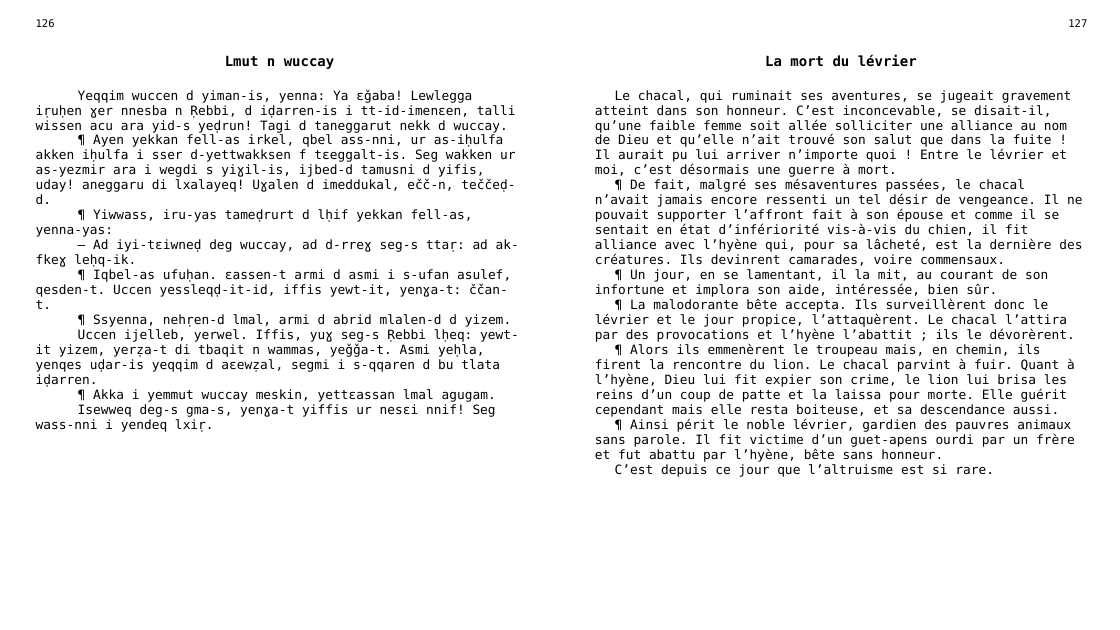
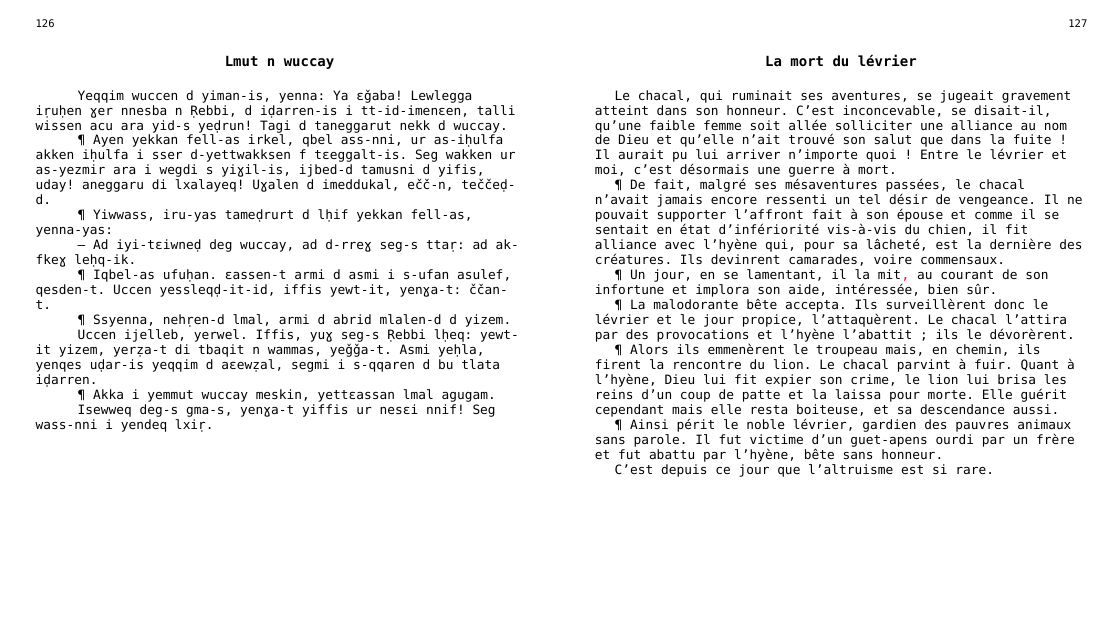
Before and after one commit to sferhah/tamacahut_n_wuccen, a slide deck: slide 61 of Uccen.ConsoleApp/Resources/pptx/uccen.pptx. Drawn at 1120x630 pixels with LibreOffice and Linux fonts; fonts in the diff are those of the drawing. Boxes give left, top, right and bottom in pixels: in the first picture for what was removed or moved away, otherwise in the second. Text is boxed around its words. In the diff, an @@ line names an element or a change of style, - is before the commit and + after.

```diff
--- a/Uccen.ConsoleApp/Resources/pptx/uccen.pptx
+++ b/Uccen.ConsoleApp/Resources/pptx/uccen.pptx
@@ table at <box>27,13,1096,607</box> @@
-row 3, column 3: Le chacal, qui ruminait ses aventures, se jugeait gravement atteint dans son honneur. C’est inconcevable, se disait-il, qu’une faible femme soit allée solliciter une alliance au nom de Dieu et qu’elle n’ait trouvé son salut que dans la fuite ! Il aurait pu lui arriver n’importe quoi ! Entre le lévrier et moi, c’est désormais une guerre à mort. / ¶ De fait, malgré ses mésaventures passées, le chacal n’avait jamais encore ressenti un tel désir de vengeance. Il ne pouvait supporter l’affront fait à son épouse et comme il se sentait en état d’infériorité vis-à-vis du chien, il fit alliance avec l’hyène qui, pour sa lâcheté, est la dernière des créatures. Ils devinrent camarades, voire commensaux. / ¶ Un jour, en se lamentant, il la mit, au courant de son infortune et implora son aide, intéressée, bien sûr. / ¶ La malodorante bête accepta. Ils surveillèrent donc le lévrier et le jour propice, l’attaquèrent. Le chacal l’attira par des provocations et l’hyène l’abattit ; ils le dévorèrent. / ¶ Alors ils emmenèrent le troupeau mais, en chemin, ils firent la rencontre du lion. Le chacal parvint à fuir. Quant à l’hyène, Dieu lui fit expier son crime, le lion lui brisa les reins d’un coup de patte et la laissa pour morte. Elle guérit cependant mais elle resta boiteuse, et sa descendance aussi. / ¶ Ainsi périt le noble lévrier, gardien des pauvres animaux sans parole. Il fit victime d’un guet-apens ourdi par un frère et fut abattu par l’hyène, bête sans honneur. / C’est depuis ce jour que l’altruisme est si rare.
+row 3, column 3: Le chacal, qui ruminait ses aventures, se jugeait gravement atteint dans son honneur. C’est inconcevable, se disait-il, qu’une faible femme soit allée solliciter une alliance au nom de Dieu et qu’elle n’ait trouvé son salut que dans la fuite ! Il aurait pu lui arriver n’importe quoi ! Entre le lévrier et moi, c’est désormais une guerre à mort. / ¶ De fait, malgré ses mésaventures passées, le chacal n’avait jamais encore ressenti un tel désir de vengeance. Il ne pouvait supporter l’affront fait à son épouse et comme il se sentait en état d’infériorité vis-à-vis du chien, il fit alliance avec l’hyène qui, pour sa lâcheté, est la dernière des créatures. Ils devinrent camarades, voire commensaux. / ¶ Un jour, en se lamentant, il la mit, au courant de son infortune et implora son aide, intéressée, bien sûr. / ¶ La malodorante bête accepta. Ils surveillèrent donc le lévrier et le jour propice, l’attaquèrent. Le chacal l’attira par des provocations et l’hyène l’abattit ; ils le dévorèrent. / ¶ Alors ils emmenèrent le troupeau mais, en chemin, ils firent la rencontre du lion. Le chacal parvint à fuir. Quant à l’hyène, Dieu lui fit expier son crime, le lion lui brisa les reins d’un coup de patte et la laissa pour morte. Elle guérit cependant mais elle resta boiteuse, et sa descendance aussi. / ¶ Ainsi périt le noble lévrier, gardien des pauvres animaux sans parole. Il fut victime d’un guet-apens ourdi par un frère et fut abattu par l’hyène, bête sans honneur. / C’est depuis ce jour que l’altruisme est si rare.
```
Also in this commit, not shown: 27 other slides changed, 1 other file.
